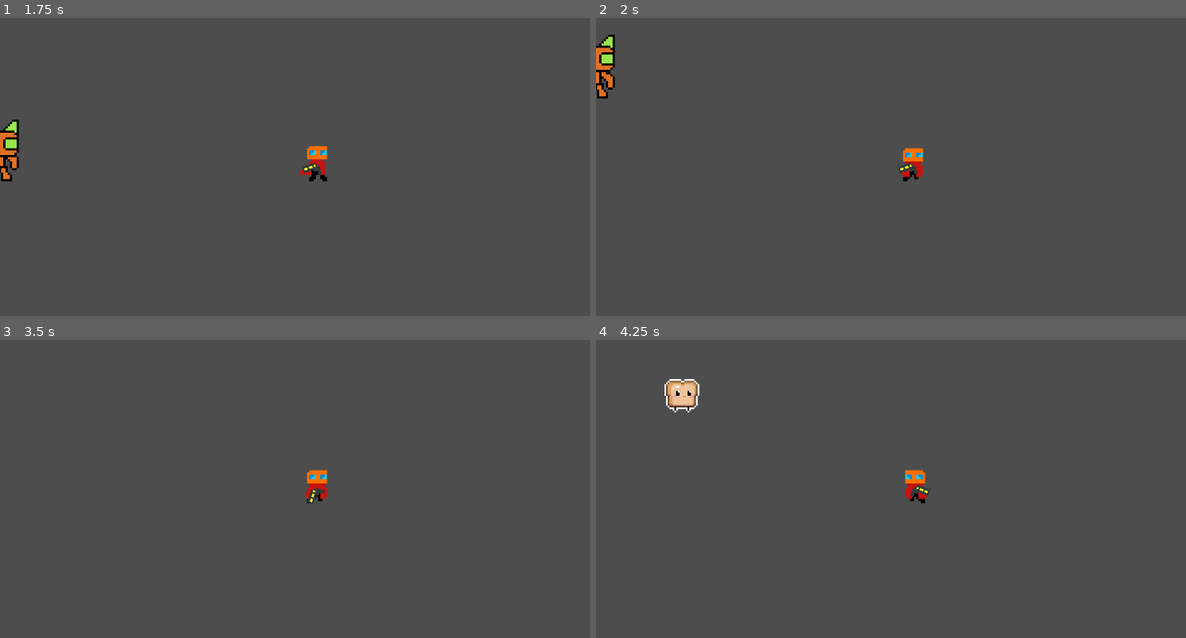
Above: before the commit, frames 1-4 (two rows, left to right).
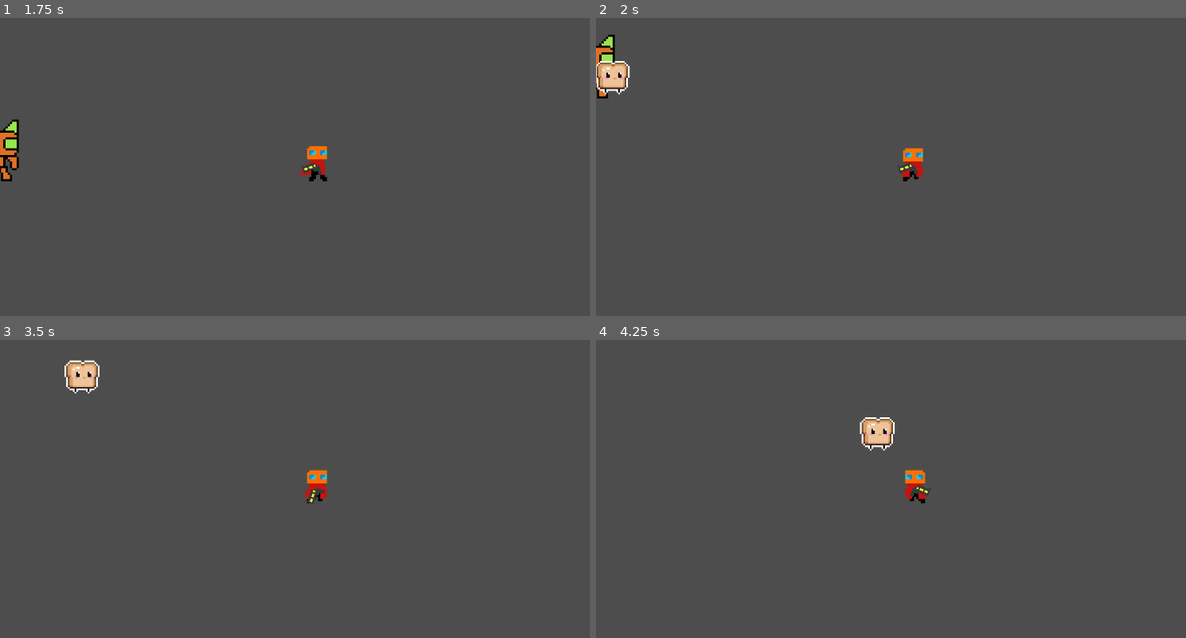
Above: after the commit, the same moments.

Repository: mendsergon/Kill-The-Food-Pyramid
Game: Godot game, scene res://Assets/Scenes/game.tscn
The game is run twice, just before and just after one commit, with the same random seed, the same clock (stepped at 60 frames per second) and the same inputs.
Inputs (mouse positions are in pixels of both pictures, inside the frame that each line leads up to):
- Up to frame 1 (1.75 s): move the mouse to (460, 178) at 0.52 s; hold D (move_right) 0.53-1.28 s; tap Shift (dash) at 0.6 s; move the mouse to (188, 214) at 1.27 s; hold S (move_down) from 1.28 s (still down); tap E (melee) at 1.35 s
- Up to frame 2 (2 s): keep holding S (move_down)
- Up to frame 3 (3.5 s): move the mouse to (383, 441) at 2.02 s; release S (move_down) at 2.03 s; hold D (move_right) 2.03-2.78 s; click (383, 441) at 2.1 s; move the mouse to (289, 590) at 2.77 s; hold W (move_up) from 2.78 s (still down); tap Shift (dash) at 2.85 s
- Up to frame 4 (4.25 s): move the mouse to (1103, 572) at 3.52 s; release W (move_up) at 3.53 s; hold A (move_left) from 3.53 s (still down); tap E (melee) at 3.6 s

Frame 1 is identical in both runs. In frame 2, 0.6% of the frame differs, in the area x 0-6%, y 14-26%; in frame 3, 0.6%; in frame 4, 1.1%, in the area x 11-51%, y 13-38%.

Commit message:
Fiexed incorrect masking for bread

Diff:
--- a/Assets/Scenes/game.tscn
+++ b/Assets/Scenes/game.tscn
@@ -15,11 +15,12 @@
 [node name="Burger" parent="." instance=ExtResource("3_22p6o")]
 position = Vector2(-44, -55)
 scale = Vector2(0.75, 0.75)
-collision_mask = 131
+collision_mask = 3
 
 [node name="Bread" parent="." instance=ExtResource("5_6ymoj")]
 position = Vector2(-80, -19)
 scale = Vector2(0.75, 0.75)
+collision_mask = 3
 
 [node name="Player" parent="." instance=ExtResource("1_nbu75")]
 position = Vector2(14, -15)
